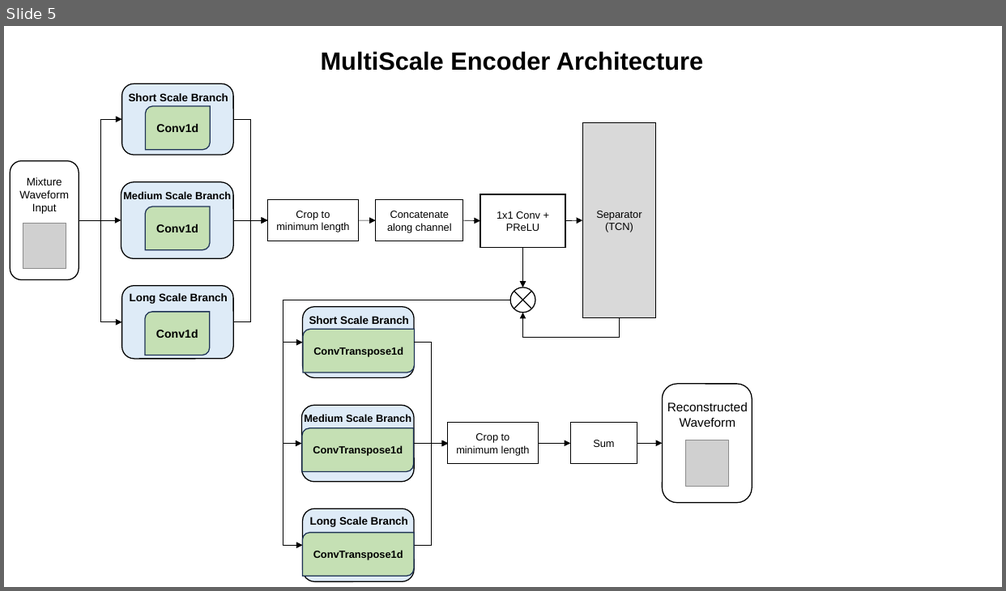
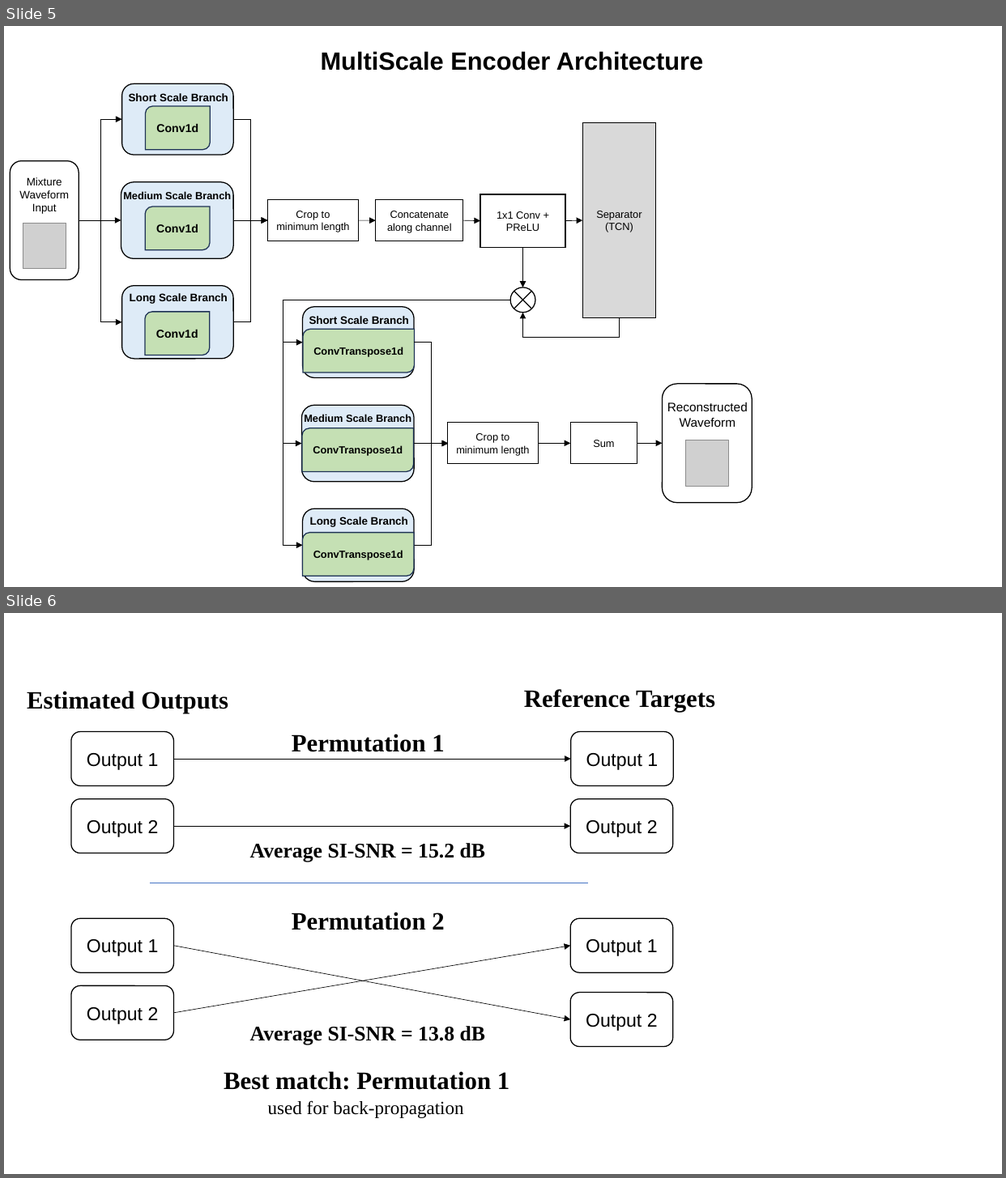
Before and after one commit to Keeper0824/Research-on-Blind-Source-Separation-Based-on-Time-Domain-Masking, a slide deck: Documents/模型图.pptx. Shown one above the other, each under a label of ours: slide 5 before the commit, slides 5 and 6 after it. The pictures are 1006x591 and 1006x1178 pixels, drawn with LibreOffice and Linux fonts; fonts in the diff are those of the drawing; grey boxes stand for pictures. Boxes give left, top, right and bottom in pixels: in the first picture for what was removed or moved away, otherwise in the second. Text is boxed around its words. In the diff, an @@ line names an element or a change of style, - is before the commit and + after.

```diff
--- a/Documents/模型图.pptx
+++ b/Documents/模型图.pptx
@@ slide 6 added at (4,613,1002,1174), background #FFFFFF @@
@@ text added at (27,691,228,713), 24 pt, text #000000, bold @@
+Estimated Outputs
@@ text added at (524,689,715,713), 24 pt, text #000000, bold @@
+Reference Targets
@@ rounded rectangle added at (71,732,174,786), fill #FFFFFF, outline #000000 1 pt, 18 pt, text #000000 @@
+Output 1
@@ text added at (292,734,444,752), 24 pt, text #000000, bold @@
+Permutation 1
@@ rounded rectangle added at (571,732,673,786), fill #FFFFFF, outline #000000 1 pt, 18 pt, text #000000 @@
+Output 1
@@ arrow added from (174, 759) to (571, 759), #000000 0.5 pt @@
@@ rounded rectangle added at (71,799,174,854), fill #FFFFFF, outline #000000 1 pt, 18 pt, text #000000 @@
+Output 2
@@ rounded rectangle added at (571,799,673,854), fill #FFFFFF, outline #000000 1 pt, 18 pt, text #000000 @@
+Output 2
@@ arrow added from (174, 826) to (571, 826), #000000 0.5 pt @@
@@ text added at (250,843,485,862), 20 pt, text #000000, bold @@
+Average SI-SNR = 15.2 dB
@@ line added from (150, 884) to (588, 884), #4472C4 0.5 pt @@
@@ rounded rectangle added at (71,918,174,973), fill #FFFFFF, outline #000000 1 pt, 18 pt, text #000000 @@
+Output 1
@@ text added at (292,912,444,931), 24 pt, text #000000, bold @@
+Permutation 2
@@ rounded rectangle added at (571,918,673,973), fill #FFFFFF, outline #000000 1 pt, 18 pt, text #000000 @@
+Output 1
@@ arrow added from (174, 946) to (571, 1020), #000000 0.5 pt @@
@@ arrow added from (174, 1013) to (571, 946), #000000 0.5 pt @@
@@ rounded rectangle added at (71,986,174,1040), fill #FFFFFF, outline #000000 1 pt, 18 pt, text #000000 @@
+Output 2
@@ rounded rectangle added at (571,993,673,1046), fill #FFFFFF, outline #000000 1 pt, 18 pt, text #000000 @@
+Output 2
@@ text added at (250,1026,485,1046), 20 pt, text #000000, bold @@
+Average SI-SNR = 13.8 dB
@@ text added at (224,1071,509,1090), 24 pt, text #000000, bold @@
+Best match: Permutation 1
@@ text added at (268,1101,463,1118), 18 pt, text #000000 @@
+used for back-propagation
```
Also in this commit, not shown: 1 slide removed, 3 other files.
